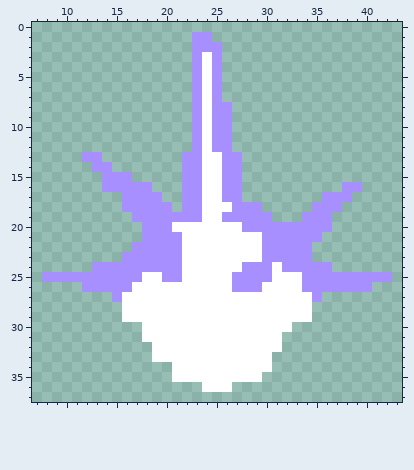
File history of a pixel-art sprite, effect/explosion/MuzzleFlash.png. Above: the version before the commit.
The file is 48x48 pixels. Shown: x 7..43, y 0..37.
And afterwards:
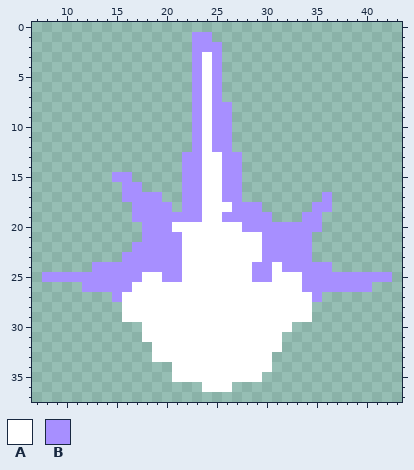
Palette (. is transparent): A #ffffff  B #a78fff
The edit:
{"y":13,"x":12,"old":"BB","new":".."}
{"y":14,"x":13,"old":"BB","new":".."}
{"y":15,"x":14,"old":"B","new":"."}
{"y":16,"x":14,"old":"BB","new":".."}
{"y":16,"x":18,"old":"B","new":"."}
{"y":16,"x":38,"old":"BB","new":".."}
{"y":17,"x":37,"old":"BB","new":".."}
{"y":18,"x":16,"old":"B","new":"."}
{"y":18,"x":37,"old":"B","new":"."}
{"y":19,"x":36,"old":"B","new":"."}
{"y":20,"x":36,"old":"B","new":"."}
{"y":21,"x":35,"old":"B","new":"."}
{"y":24,"x":28,"old":"B","new":"A"}
{"y":25,"x":27,"old":"BB","new":"AA"}
{"y":26,"x":27,"old":"BBB","new":"AAA"}
